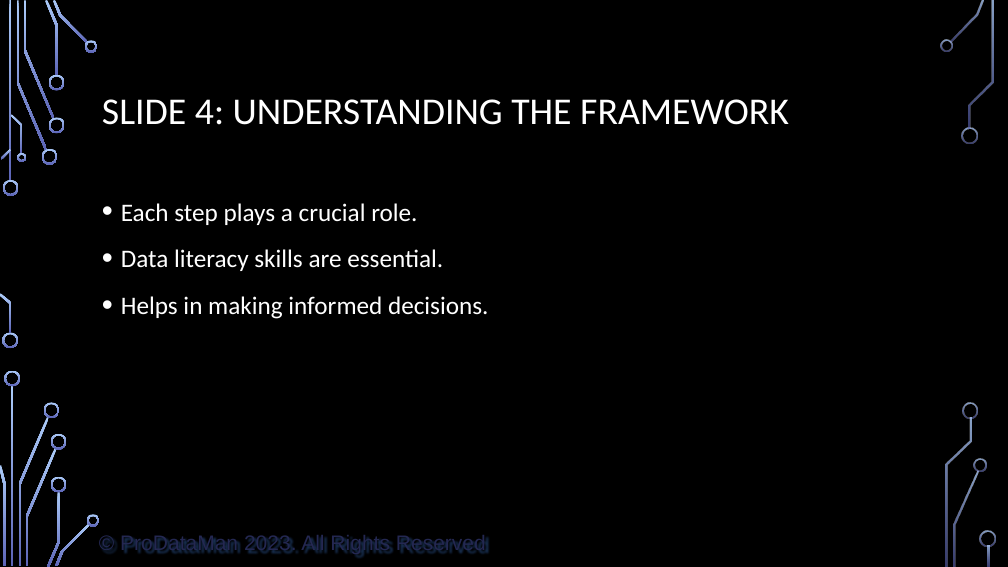
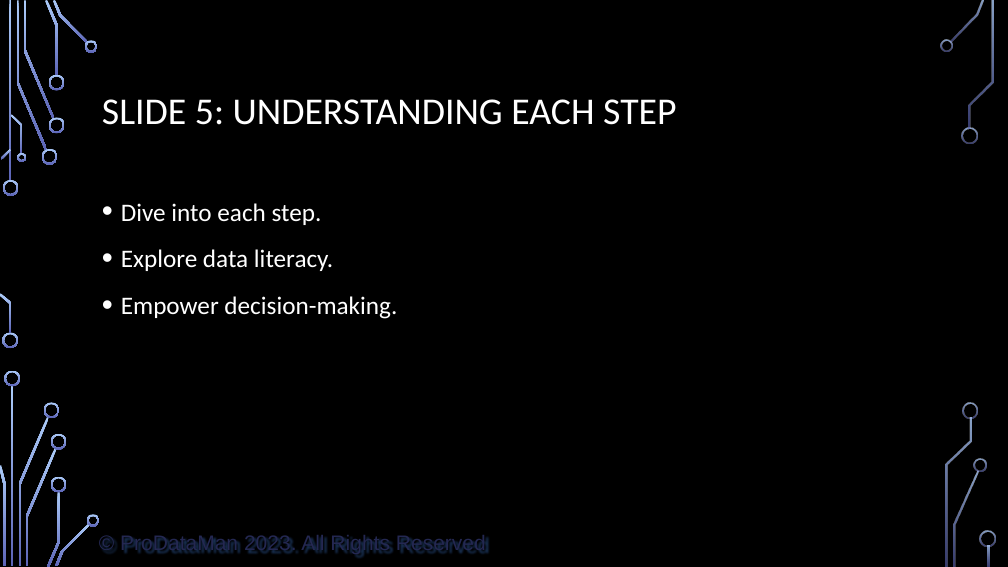
Before and after one commit to ProDataMan/Data-Literacy, a slide deck: slide 5 of Chapter09.pptx. Drawn at 1008x567 pixels with LibreOffice and Linux fonts; fonts in the diff are those of the drawing; background and template pictures are left out. Boxes give left, top, right and bottom in pixels: in the first picture for what was removed or moved away, otherwise in the second. Text is boxed around its words. In the diff, an @@ line names an element or a change of style, - is before the commit and + after.

```diff
--- a/Chapter09.pptx
+++ b/Chapter09.pptx
@@ title at (x1=102, y1=99, x2=676, y2=125): text changed @@
-SLIDE 4: UNDERSTANDING THE FRAMEWORK
+SLIDE 5: UNDERSTANDING EACH STEP
@@ text at (x1=121, y1=203, x2=397, y2=319): text changed @@
-• Each step plays a crucial role.
-• Data literacy skills are essential.
-• Helps in making informed decisions.
+• Dive into each step.
+• Explore data literacy.
+• Empower decision-making.
```
Also in this commit, not shown: 3 other slides changed, 2 slides added, 9 slides removed, 1 other file.
